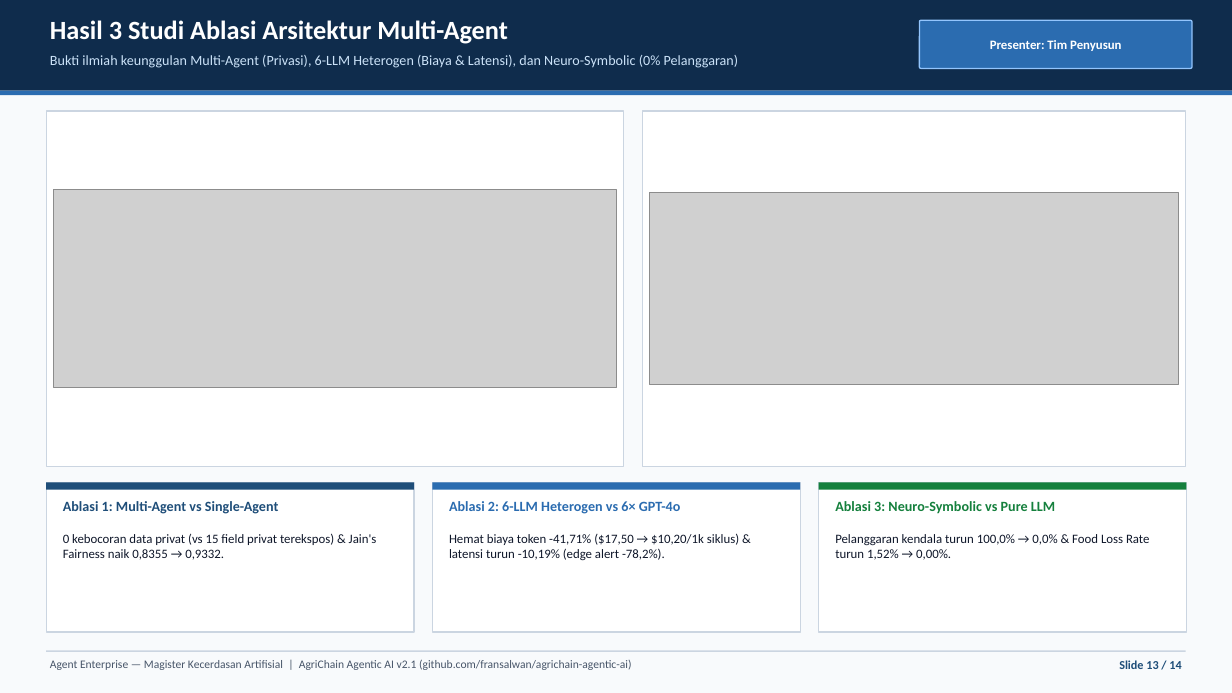
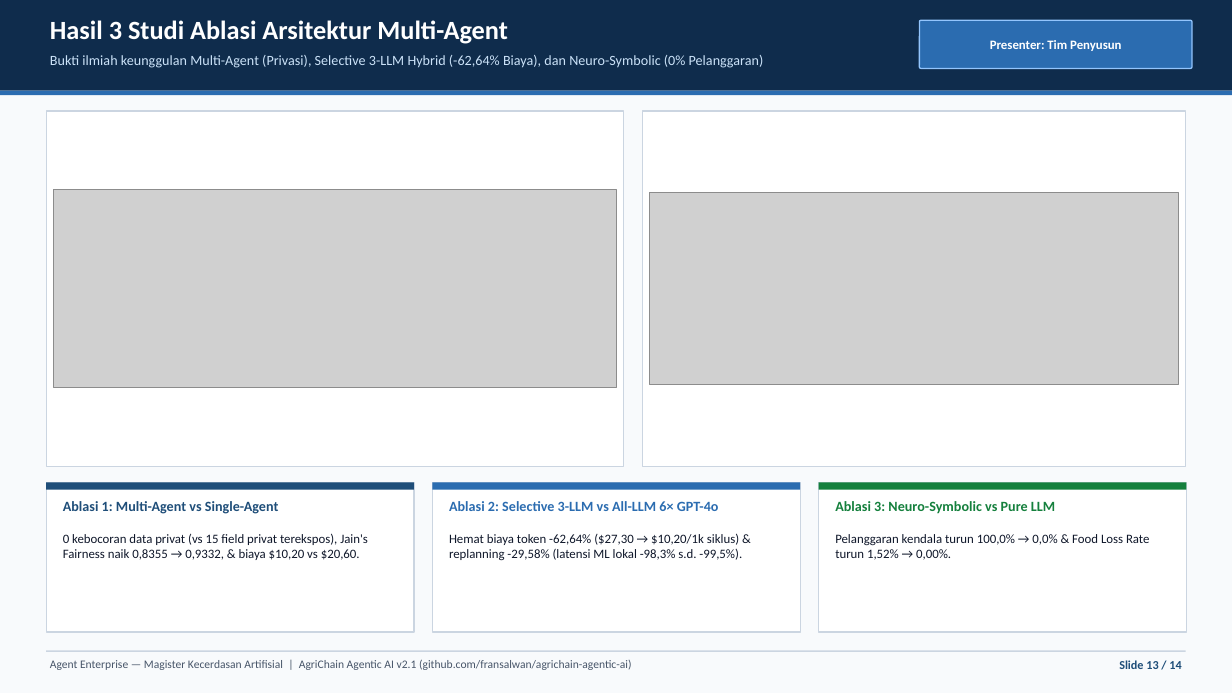
Before and after one commit to fransalwan/agrichain-agentic-ai, a slide deck: slide 13 of Presentasi_AgriChain_Agentic_AI_v2.1.pptx. Drawn at 1232x693 pixels with LibreOffice and Linux fonts; fonts in the diff are those of the drawing; grey boxes stand for pictures. Boxes give left, top, right and bottom in pixels: in the first picture for what was removed or moved away, otherwise in the second. Text is boxed around its words. In the diff, an @@ line names an element or a change of style, - is before the commit and + after.

Commit message:
feat(v2.2): implement Selective 3-LLM Hybrid (LLM only on Global/Koperasi/FreshFood, deterministic ML+Rules on AgroFarm/ColdChain/SuperMart; -62.64% cost, -29.58% latency, 14/14 tests)

```diff
--- a/Presentasi_AgriChain_Agentic_AI_v2.1.pptx
+++ b/Presentasi_AgriChain_Agentic_AI_v2.1.pptx
@@ text at box(50, 55, 764, 68): text changed @@
-Bukti ilmiah keunggulan Multi-Agent (Privasi), 6-LLM Heterogen (Biaya & Latensi), dan Neuro-Symbolic (0% Pelanggaran)
+Bukti ilmiah keunggulan Multi-Agent (Privasi), Selective 3-LLM Hybrid (-62,64% Biaya), dan Neuro-Symbolic (0% Pelanggaran)
@@ text at box(449, 501, 719, 511): text changed @@
-Ablasi 2: 6-LLM Heterogen vs 6× GPT-4o
+Ablasi 2: Selective 3-LLM vs All-LLM 6× GPT-4o
@@ text at box(63, 533, 368, 560): text changed @@
-0 kebocoran data privat (vs 15 field privat terekspos) & Jain's Fairness naik 0,8355 → 0,9332.
+0 kebocoran data privat (vs 15 field privat terekspos), Jain's Fairness naik 0,8355 → 0,9332, & biaya $10,20 vs $20,60.
@@ text at box(449, 533, 742, 561): text changed @@
-Hemat biaya token -41,71% ($17,50 → $10,20/1k siklus) & latensi turun -10,19% (edge alert -78,2%).
+Hemat biaya token -62,64% ($27,30 → $10,20/1k siklus) & replanning -29,58% (latensi ML lokal -98,3% s.d. -99,5%).
```
Also in this commit, not shown: 8 other slides changed, 23 other files.
